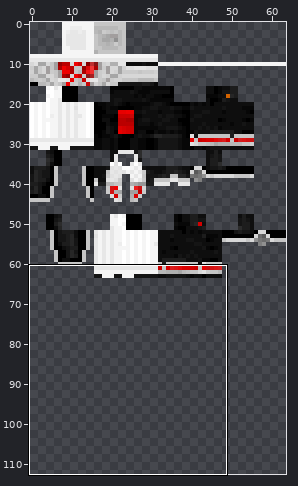
Sprite sheet -- src/main/resources/assets/kamenridercraft/textures/armor/wizard_dressup.png. Above: a wide view before the commit, with the close-up outlined.
Close-up. Old version:
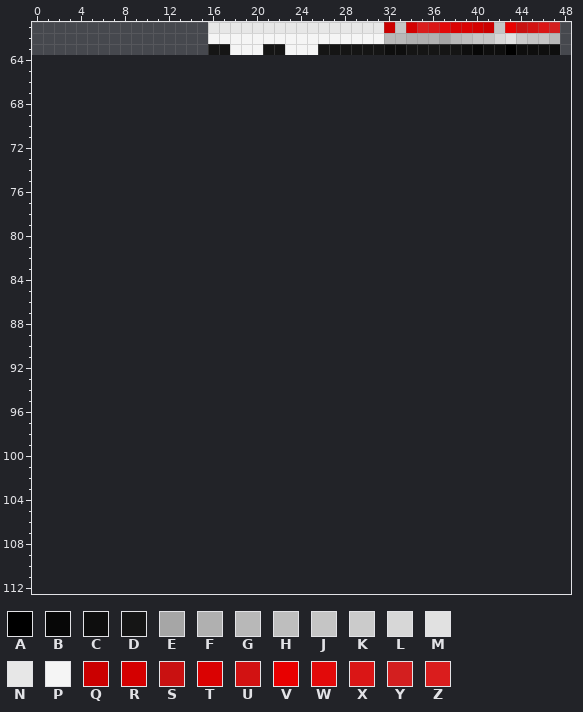
The file is 64x64 pixels. Pixels under 10% opacity are left out. Colours within 5 levels of each other are drawn and written as one. Shown: x 0..48, y 61..112. The old version is drawn lined up with the new one, on the new canvas. The wide view leaves out empty margins. The commit also changed other parts of the picture, which this record leaves out.
Palette (. is transparent): A #000000  B #070707  C #0e0e0e  D #151515  E #a6a6a6  F #b0b0b0  G #b8b8b8  H #bebebe  J #c5c5c5  K #cbcbcb  L #d7d7d7  M #e1e1e1  N #e7e7e7  P #f5f5f5  Q #cb0000  R #d40000  S #c91111  T #da0202  U #d21212  V #e80000  W #e20a0a  X #da1616  Y #d31f1f  Z #da1d1d
Pixels before (only the part around the change), first column x 0:
 61 ................NNNNNNNNNNNNNNNNQJRZXWTTRQJVSUXY.
 62 ................PPPPPPPPPPPPPPPPGGFFFEGHJJLMKJJG.
 63 ................DDPPPDDPPPDDDDDDCCDDDDDCBCCACCCC.
 64 .................................................
 65 .................................................
 66 .................................................
 67 .................................................
 68 .................................................
 69 .................................................
 70 .................................................
 71 .................................................
 72 .................................................
 73 .................................................
 74 .................................................
 75 .................................................
 76 .................................................
 77 .................................................
 78 .................................................
 79 .................................................
 80 .................................................
 81 .................................................
 82 .................................................
 83 .................................................
 84 .................................................
 85 .................................................
 86 .................................................
 87 .................................................
 88 .................................................
 89 .................................................
 90 .................................................
 91 .................................................
 92 .................................................
 93 .................................................
 94 .................................................
 95 .................................................
 96 .................................................
 97 .................................................
 98 .................................................
 99 .................................................
100 .................................................
101 .................................................
102 .................................................
103 .................................................
104 .................................................
105 .................................................
106 .................................................
107 .................................................
108 .................................................
109 .................................................
110 .................................................
111 .................................................
112 .................................................
After:
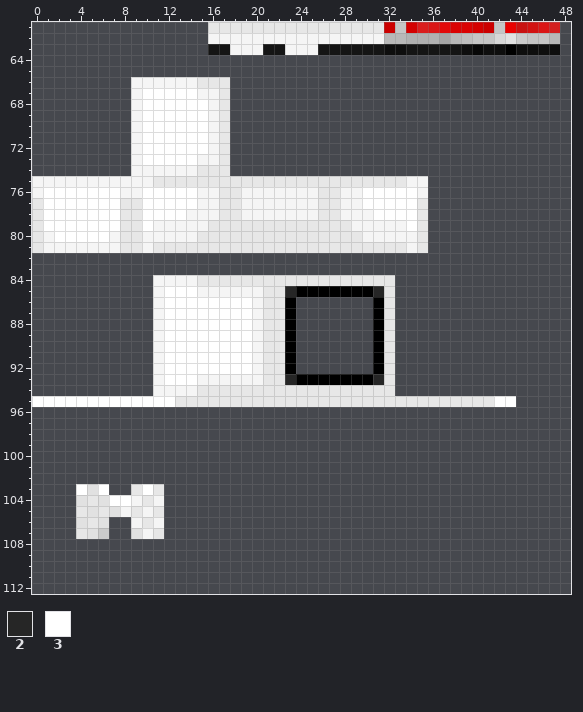
Colours new in this view: 2 #262626  3 #ffffff
What changed:
canvas 64x64 -> 64x128
The author put colour 2 in row 85 at x 23 and 31; in row 93 at x 23 and 31.
The author put colour 3 in row 67 at x 10 to 14; in rows 68 to 72 at x 10 to 15; in row 73 at x 10 to 14; in rows 76 to 77 at x 1 to 7, 10 to 14 and 30 to 34; in row 78 at x 1 to 7, 10 to 13 and 31 to 34; in row 79 at x 1 to 7, 10 and 34.
The author put colour 3 in row 80 at x 2 to 6; in row 85 at x 12 to 14; in rows 86 to 92 at x 12 to 19; in row 93 at x 12 to 14; in row 95 at x 0 to 12 and 42 to 43; in row 103 at x 4, 6 and 10.
The author put colour 3 in row 104 at x 7 to 8.
The author put colour A in row 85 at x 24 to 30; in rows 86 to 92 at x 23 and 31; in row 93 at x 24 to 30.
The author put colour K in row 107 at x 6.
The author put colour M in row 103 at x 5; in row 104 at x 4 and 6; in row 105 at x 5 and 7; in row 106 at x 4 and 6; in row 107 at x 5 and 9.
The author put colour N in row 66 at x 15 to 17; in rows 67 to 73 at x 17; in row 74 at x 15 to 17; in row 75 at x 11 to 33; in row 76 at x 17 to 18 and 26 to 27; in rows 77 to 78 at x 0, 8 to 9, 17 to 18, 26 to 27 and 35.
The author put colour N in row 79 at x 0, 8 to 9, 16 to 28 and 35; in row 80 at x 0, 8 to 9, 15 to 29 and 35; in row 81 at x 0, 8 to 9, 11 to 33 and 35; in row 84 at x 15 to 32; in rows 85 to 93 at x 21 to 22 and 32; in row 94 at x 15 to 32.
The author put colour N in row 95 at x 13 to 41; in row 103 at x 9 and 11; in row 104 at x 5 and 10; in row 105 at x 4, 6, 9 and 11; in row 106 at x 5 and 10; in row 107 at x 4 and 11.
The author put colour P in row 66 at x 9 to 14; in row 67 at x 9 and 15 to 16; in rows 68 to 72 at x 9 and 16; in row 73 at x 9 and 15 to 16; in row 74 at x 9 to 14; in row 75 at x 0 to 10 and 34 to 35.
The author put colour P in row 76 at x 0, 8 to 9, 15 to 16, 19 to 25, 28 to 29 and 35; in row 77 at x 15 to 16, 19 to 25 and 28 to 29; in row 78 at x 14 to 16, 19 to 25 and 28 to 30; in row 79 at x 11 to 15 and 29 to 33; in row 80 at x 1, 7, 10 to 14 and 30 to 34; in row 81 at x 1 to 7, 10 and 34.
The author put colour P in row 84 at x 11 to 14; in row 85 at x 11 and 15 to 20; in rows 86 to 92 at x 11 and 20; in row 93 at x 11 and 15 to 20; in row 94 at x 11 to 14; in row 104 at x 9 and 11.
The author put colour P in row 105 at x 8 and 10; in row 106 at x 9 and 11; in row 107 at x 10.
Where, in picture pixels (left, top, right, bottom), the same in both close-ups:
added: (32, 77, 516, 407)
added: (76, 484, 164, 539)
